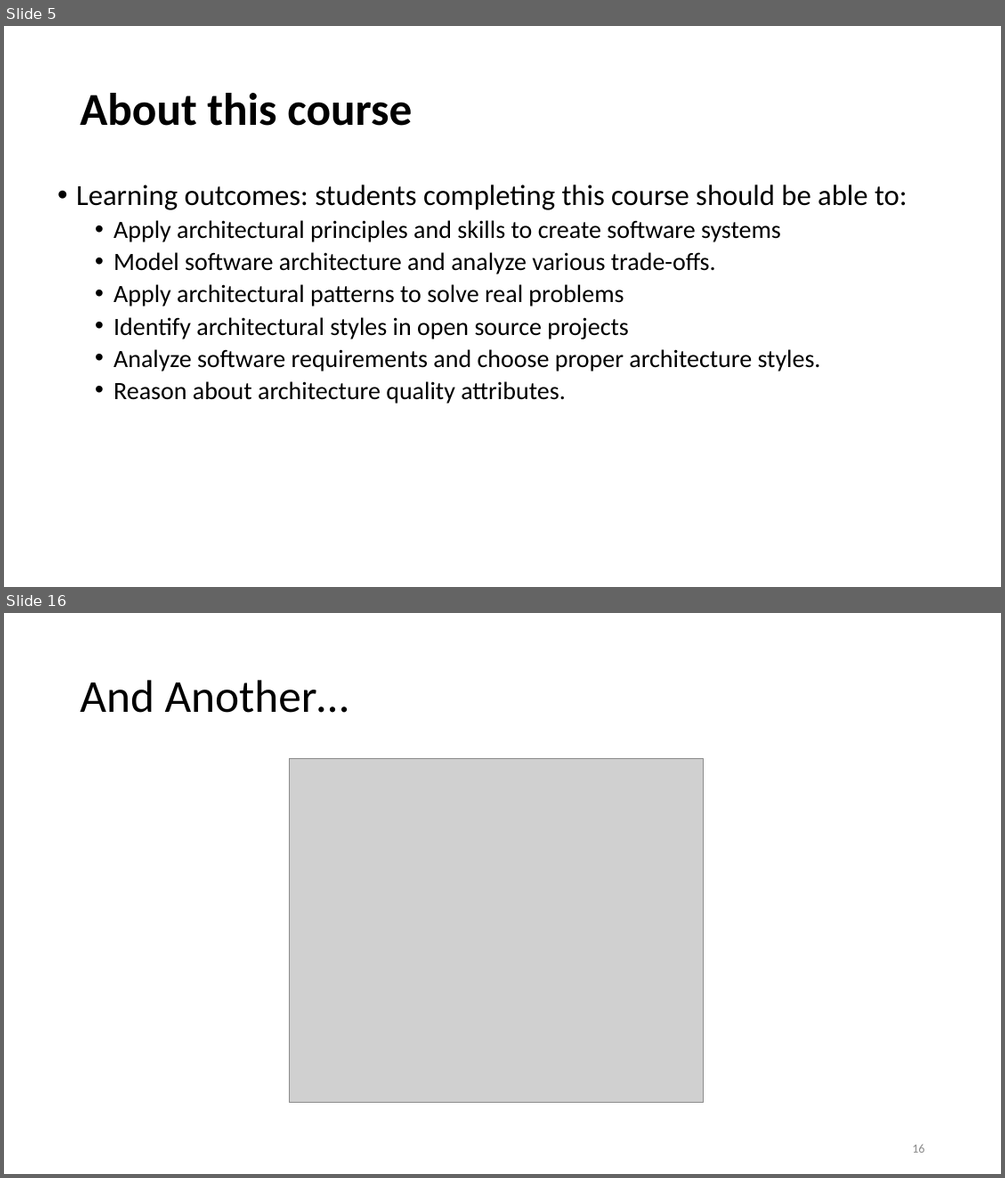
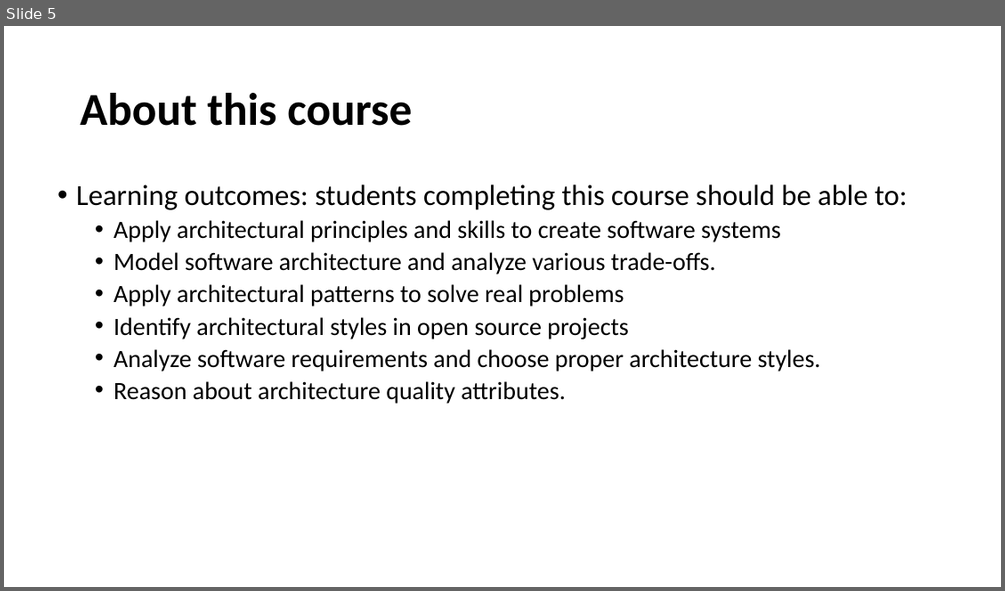
Before and after one commit to ArchitectingSoftware/SE577-SoftwareArchitecture, a slide deck: lectures/Week 1 - Course Overview.pptx. Shown one above the other, each under a label of ours: slides 5 and 16 before the commit, slide 5 after it; the slides between them are not shown. The pictures are 1005x1178 and 1005x591 pixels, drawn with LibreOffice and Linux fonts; fonts in the diff are those of the drawing; grey boxes stand for pictures. Boxes give left, top, right and bottom in pixels: in the first picture for what was removed or moved away, otherwise in the second. Text is boxed around its words. In the diff, an @@ line names an element or a change of style, - is before the commit and + after.

```diff
--- a/lectures/Week 1 - Course Overview.pptx
+++ b/lectures/Week 1 - Course Overview.pptx
@@ slide 16 removed at (4, 613, 1001, 1174), background #FFFFFF @@
@@ title removed at (80, 680, 349, 713) @@
-And Another…
@@ picture removed at (290, 758, 704, 1102) @@
@@ page number removed at (912, 1144, 924, 1152) @@
-16
```
Also in this commit, not shown: 5 slides changed, 2 slides added, 27 other slides removed, 1 other file.
